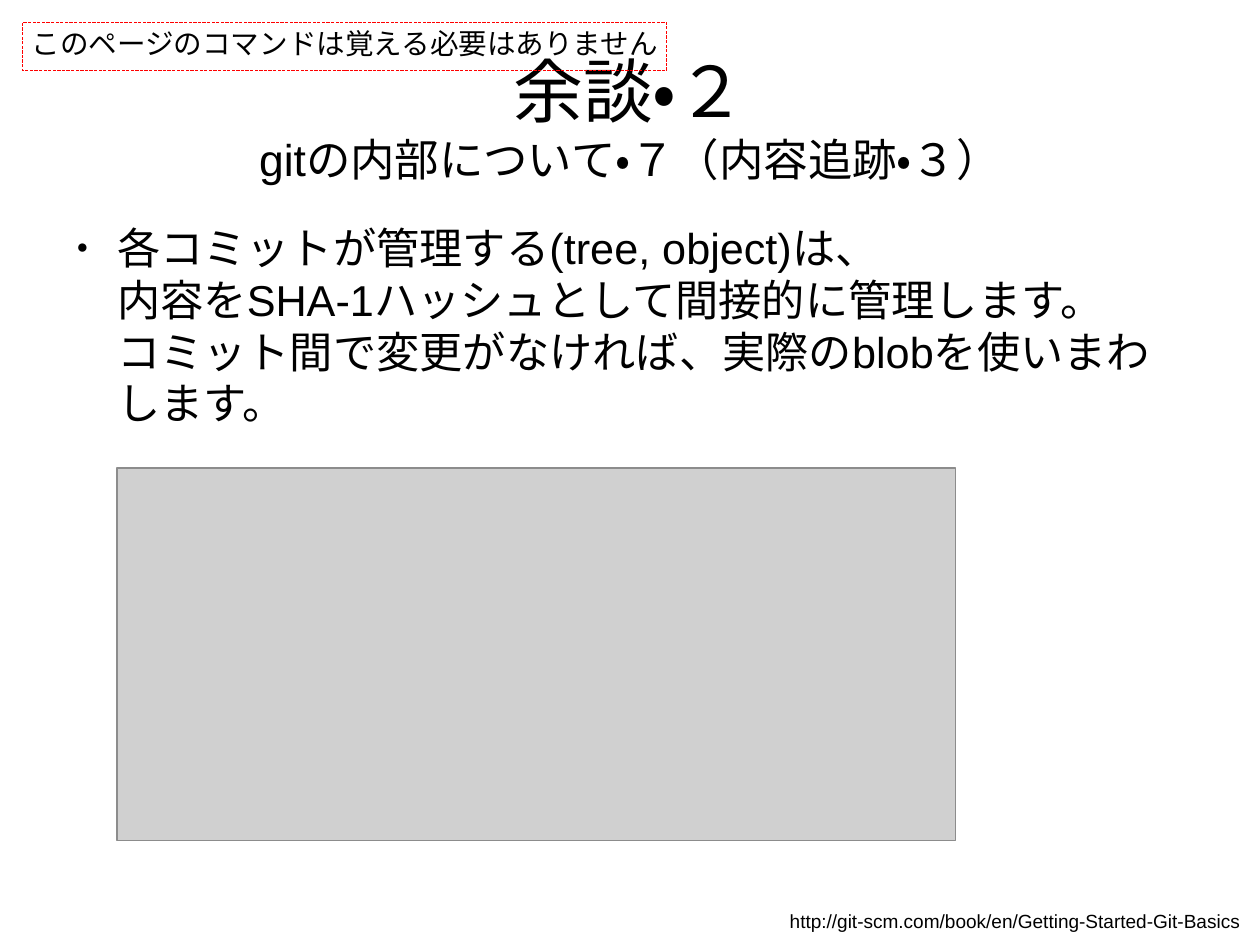
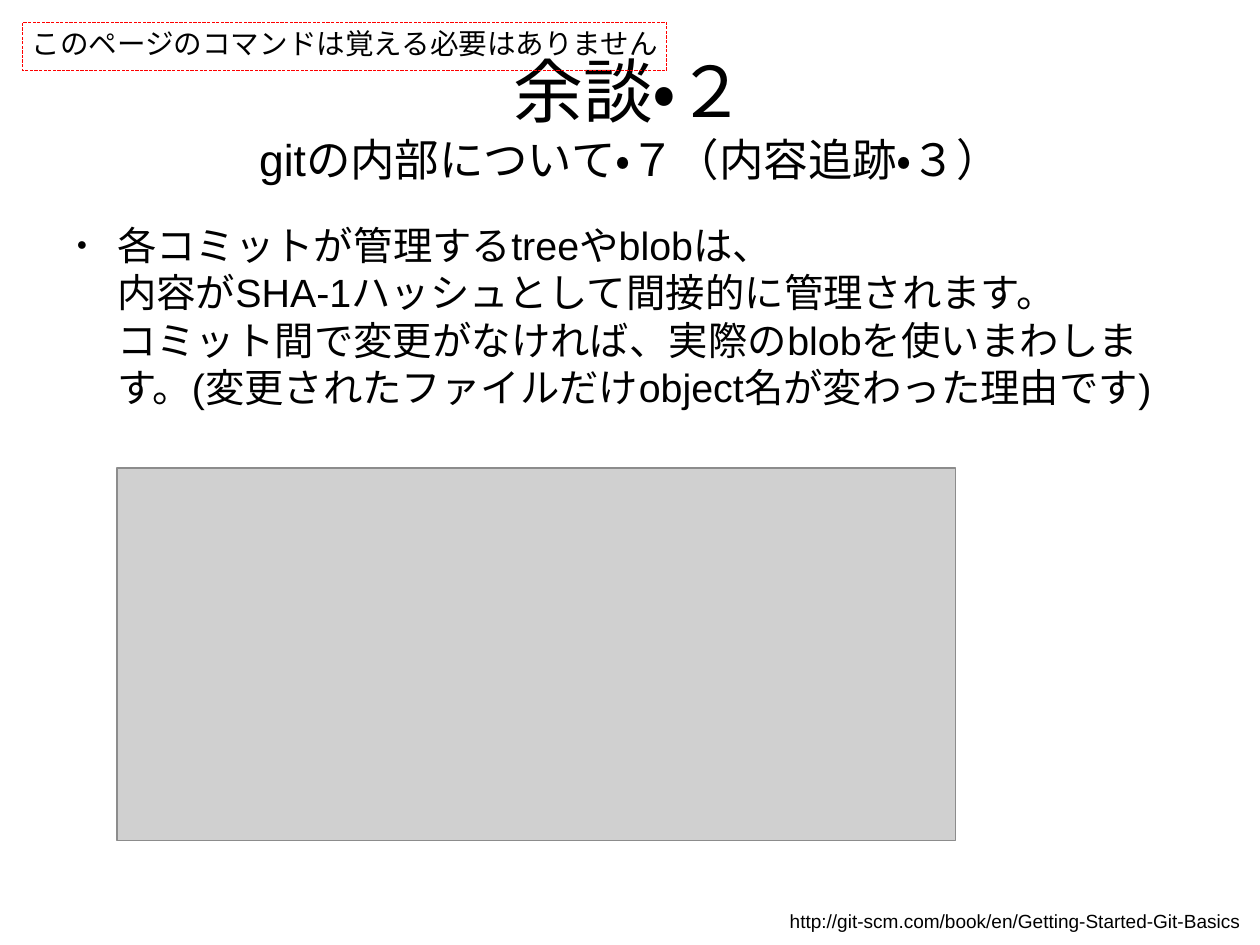
Before and after one commit to pneu/how_to_git, a slide deck: slide 39 of how_to_git.odp. Drawn at 1260x945 pixels with LibreOffice and Linux fonts; fonts in the diff are those of the drawing; grey boxes stand for pictures. Boxes give left, top, right and bottom in pixels: in the first picture for what was removed or moved away, otherwise in the second. Text is boxed around its words. In the diff, an @@ line names an element or a change of style, - is before the commit and + after.

```diff
--- a/how_to_git.odp
+++ b/how_to_git.odp
@@ text at box(117, 227, 1151, 410): text changed; size 27.2 to 24.8 pt @@
-● 各コミットが管理する(tree, object)は、
-  内容をSHA-1ハッシュとして間接的に管理します。
-  コミット間で変更がなければ、実際のblobを使いまわします。
+● 各コミットが管理するtreeやblobは、
+  内容がSHA-1ハッシュとして間接的に管理されます。
+  コミット間で変更がなければ、実際のblobを使いまわします。(変更されたファイルだけobject名が変わった理由です)
```
Also in this commit, not shown: 33 other slides changed, 1 other file.
